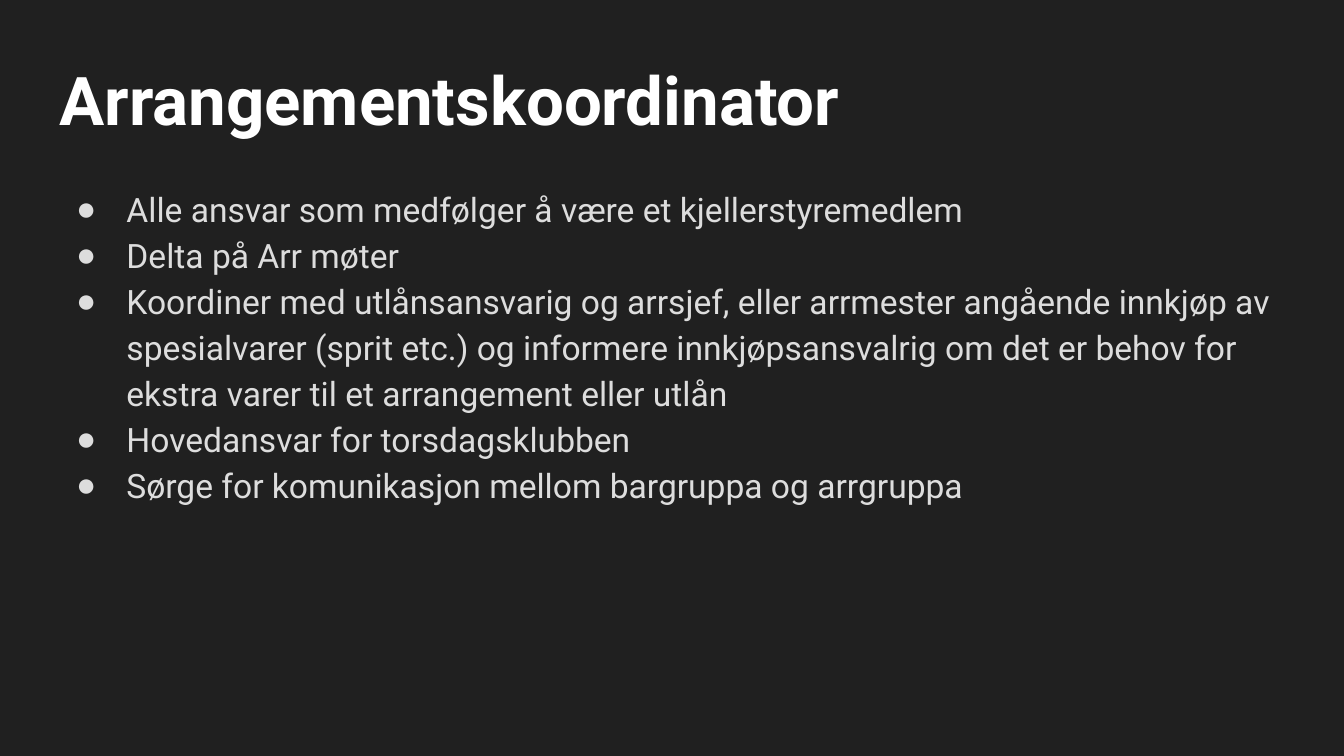
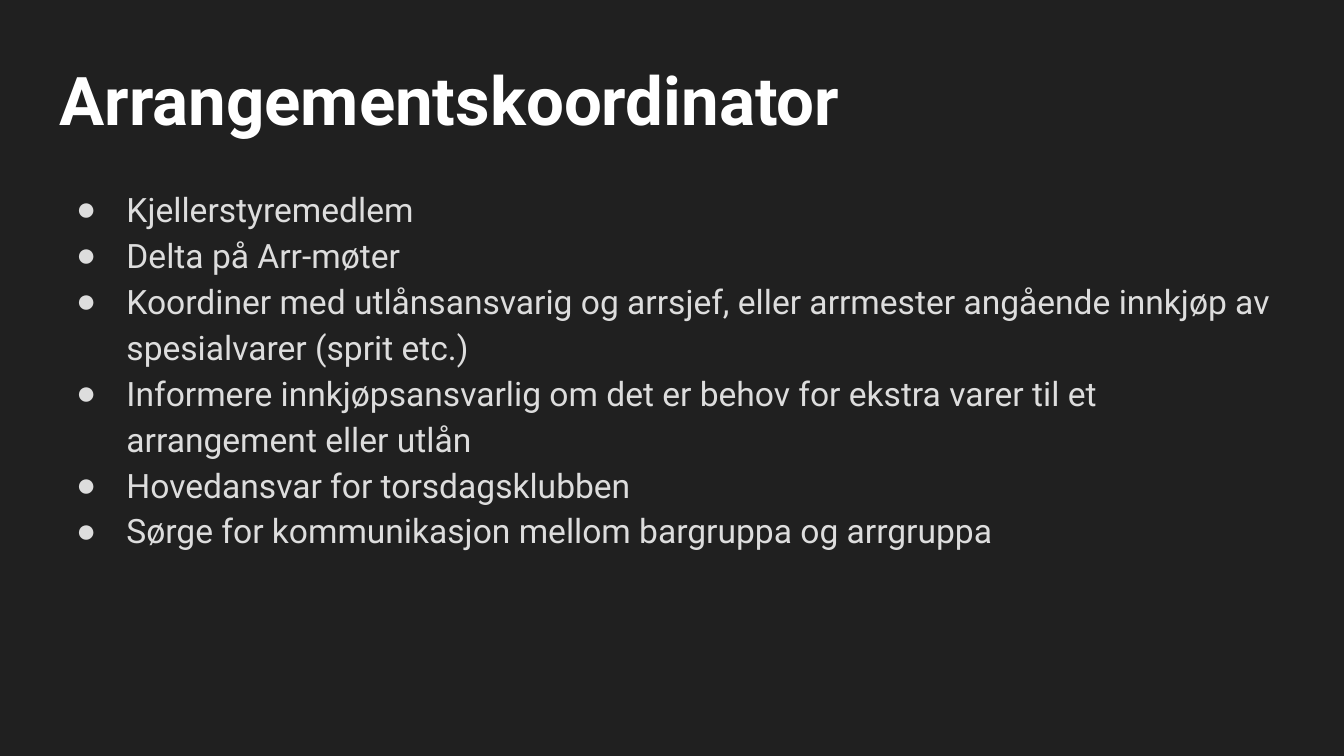
Before and after one commit to cybernetisk/docs, a slide deck: slide 34 of generalforsamling/21H/Generalforsamling H2021.pptx. Drawn at 1344x756 pixels with LibreOffice and Linux fonts; fonts in the diff are those of the drawing; background and template pictures are left out. Boxes give left, top, right and bottom in pixels: in the first picture for what was removed or moved away, otherwise in the second. Text is boxed around its words. In the diff, an @@ line names an element or a change of style, - is before the commit and + after.

Commit message:
Finished powerpoint

```diff
--- a/generalforsamling/21H/Generalforsamling H2021.pptx
+++ b/generalforsamling/21H/Generalforsamling H2021.pptx
@@ text at bbox=[126, 197, 1269, 459]: text changed @@
-● Alle ansvar som medfølger å være et kjellerstyremedlem
-● Delta på Arr møter
-● Koordiner med utlånsansvarig og arrsjef, eller arrmester angående innkjøp av spesialvarer (sprit etc.) og informere innkjøpsansvalrig om det er behov for ekstra varer til et arrangement eller utlån
+● Kjellerstyremedlem
+● Delta på Arr-møter
+● Koordiner med utlånsansvarig og arrsjef, eller arrmester angående innkjøp av spesialvarer (sprit etc.)
+● Informere innkjøpsansvarlig om det er behov for ekstra varer til et arrangement eller utlån
@@ text at bbox=[126, 517, 992, 550]: text changed @@
-● Sørge for komunikasjon mellom bargruppa og arrgruppa
+● Sørge for kommunikasjon mellom bargruppa og arrgruppa
```
Also in this commit, not shown: 6 other slides changed.
